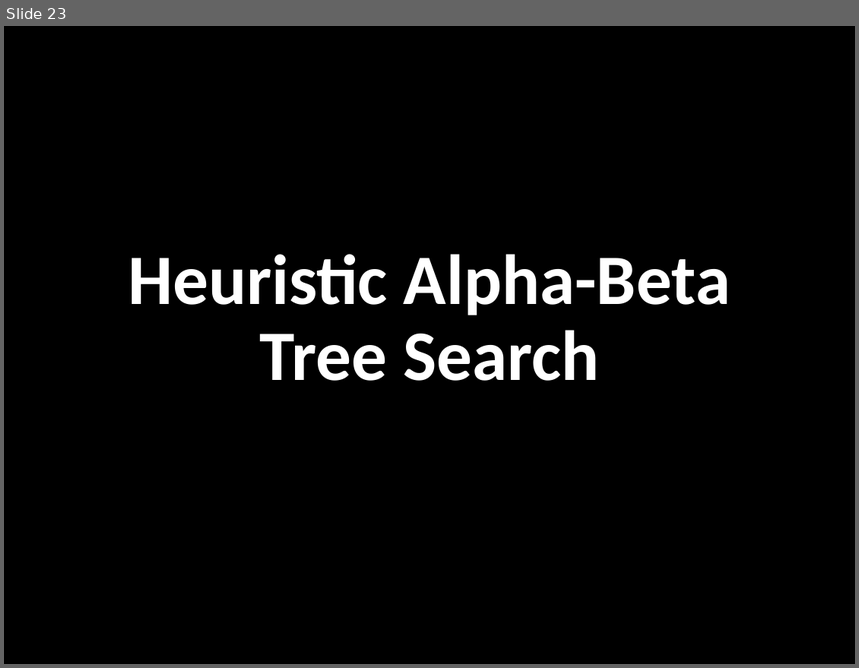
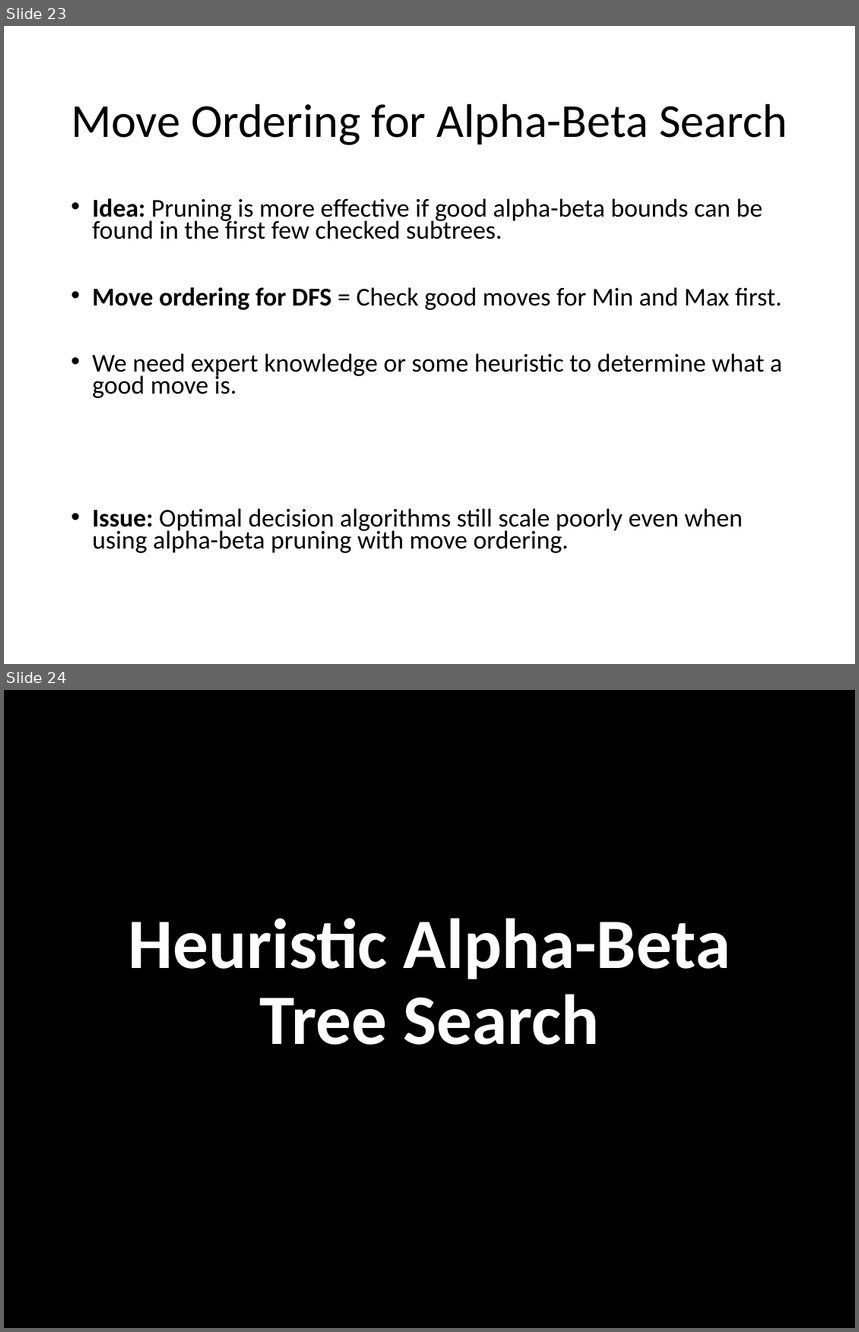
Before and after one commit to mhahsler/CS7320-AI, a slide deck: slides/05_games.pptx. Shown one above the other, each under a label of ours: slide 23 before the commit, slides 23 and 24 after it. The pictures are 859x668 and 859x1332 pixels, drawn with LibreOffice and Linux fonts; fonts in the diff are those of the drawing; background and template pictures are left out. Boxes give left, top, right and bottom in pixels: in the first picture for what was removed or moved away, otherwise in the second. Text is boxed around its words. In the diff, an @@ line names an element or a change of style, - is before the commit and + after.

```diff
--- a/slides/05_games.pptx
+++ b/slides/05_games.pptx
@@ slide 23 added at box(4, 26, 855, 664), background #FFFFFF @@
@@ title added at box(71, 104, 788, 145), 40 pt, text #000000 @@
+Move Ordering for Alpha-Beta Search
@@ text added at box(92, 199, 782, 553), 21.7 pt, text #000000 @@
+• Idea: Pruning is more effective if good alpha-beta bounds can be found in the first few checked subtrees.
+• Move ordering for DFS = Check good moves for Min and Max first.
+• We need expert knowledge or some heuristic to determine what a good move is.
+• Issue: Optimal decision algorithms still scale poorly even when using alpha-beta pruning with move ordering.
@@ what was slide 23 is now slide 24 @@
```
Also in this commit, not shown: 1 slide changed, 1 other file.
